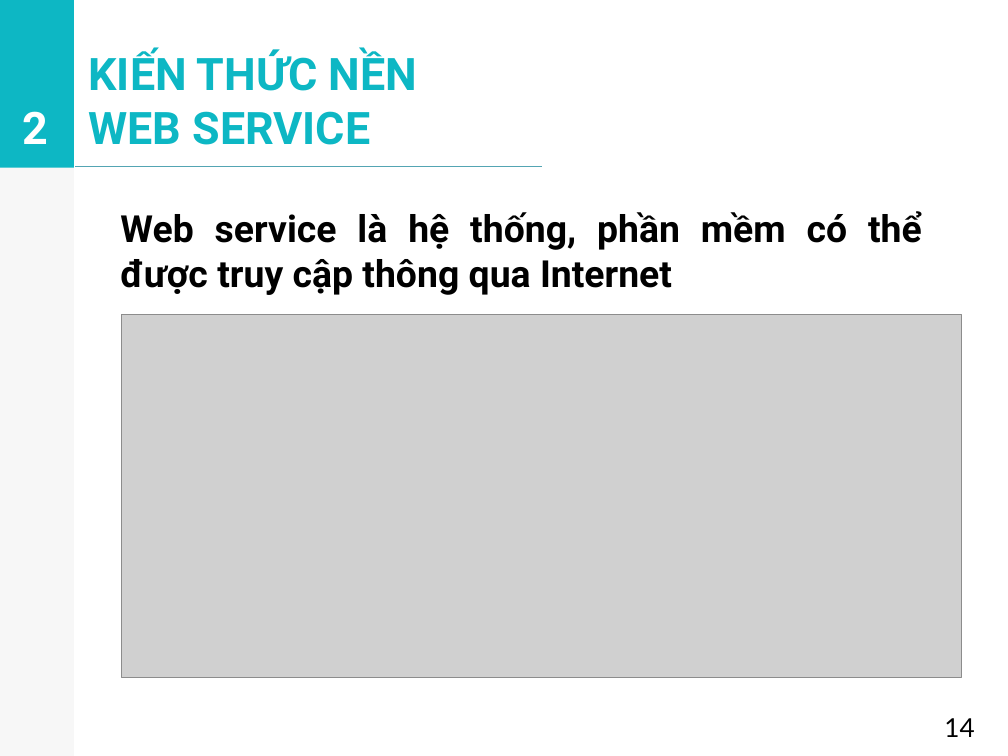
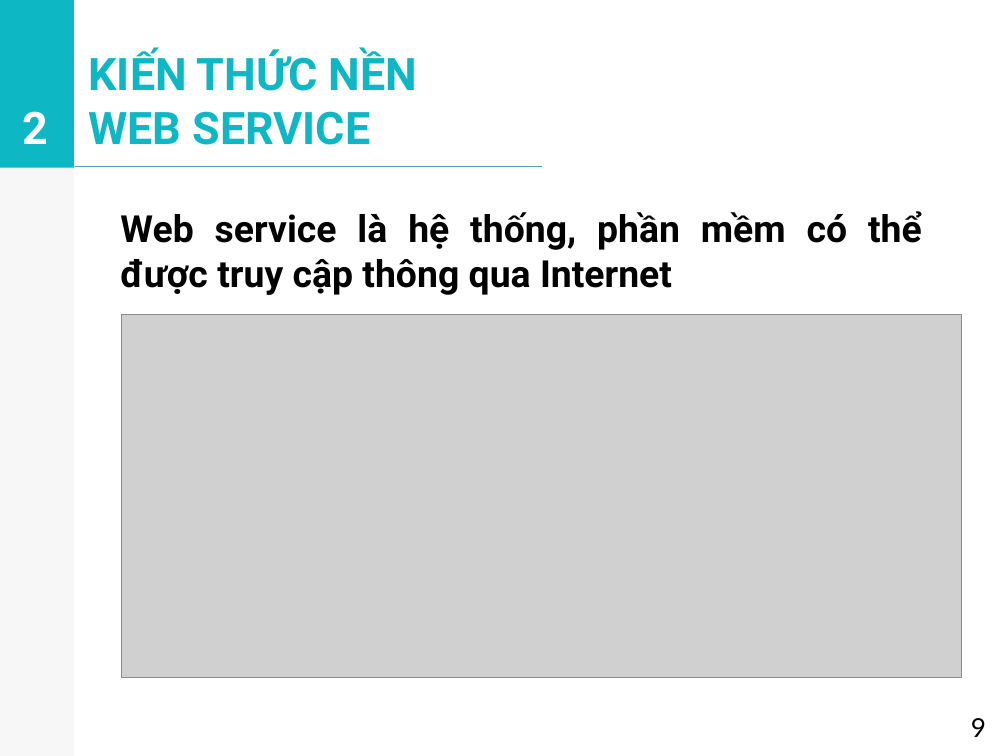
Before and after one commit to vovanluan/TTTN, a slide deck: slide 9 of BaoCao.pptx. Drawn at 1008x756 pixels with LibreOffice and Linux fonts; fonts in the diff are those of the drawing; grey boxes stand for pictures. Boxes give left, top, right and bottom in pixels: in the first picture for what was removed or moved away, otherwise in the second. Text is boxed around its words. In the diff, an @@ line names an element or a change of style, - is before the commit and + after.

```diff
--- a/BaoCao.pptx
+++ b/BaoCao.pptx
@@ text removed at [944, 718, 974, 737] @@
-14
@@ text added at [971, 718, 986, 737], 14 pt, text #000000 @@
+9
```
Also in this commit, not shown: 13 other slides changed.
